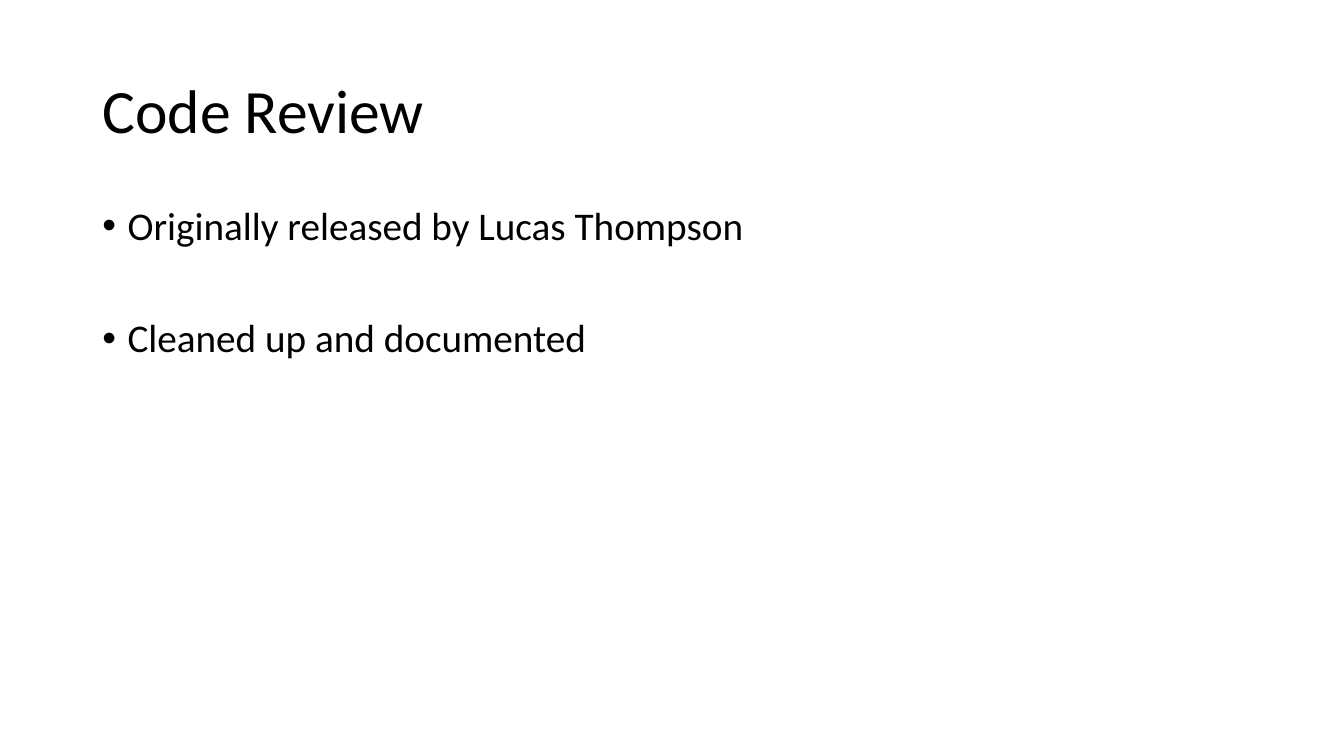
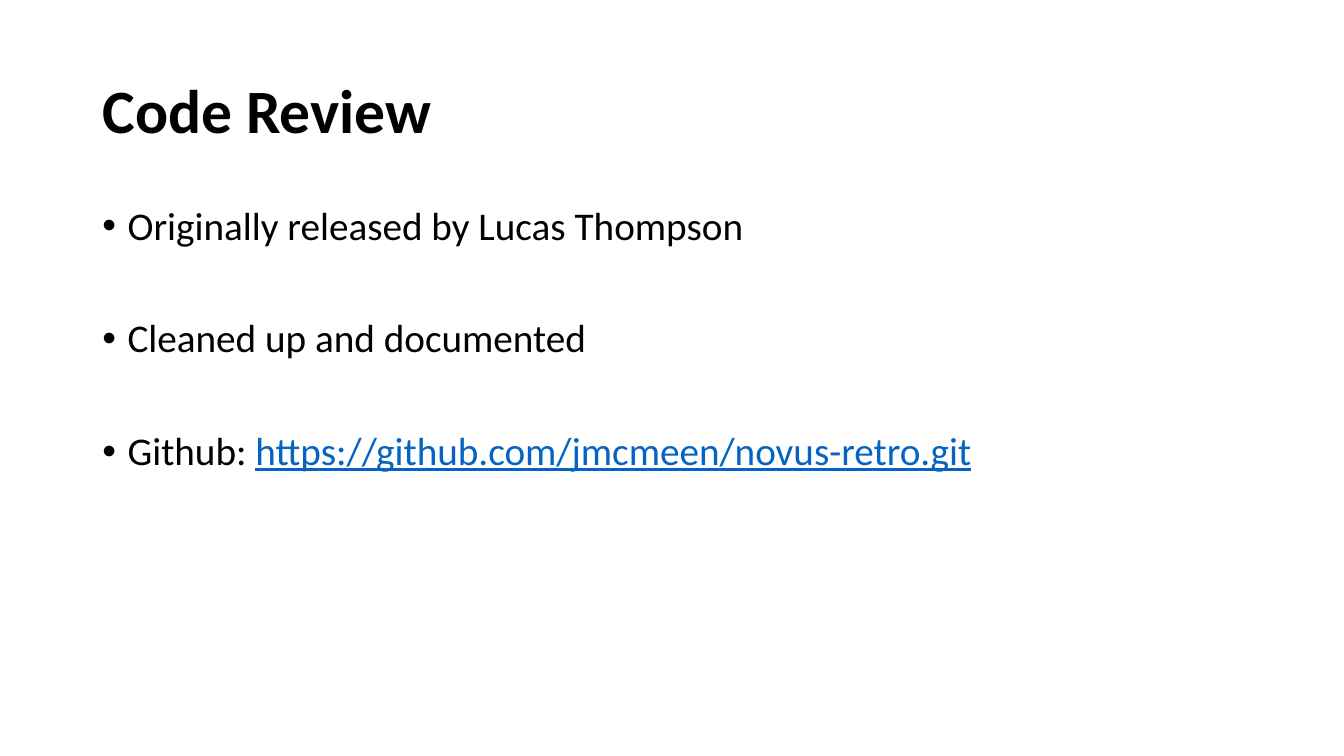
Before and after one commit to jmcmeen/novus-retro, a slide deck: slide 7 of presentation/Evolving Neural Networks for Retro Video Games.pptx. Drawn at 1344x756 pixels with LibreOffice and Linux fonts; fonts in the diff are those of the drawing; background and template pictures are left out. Boxes give left, top, right and bottom in pixels: in the first picture for what was removed or moved away, otherwise in the second. Text is boxed around its words. In the diff, an @@ line names an element or a change of style, - is before the commit and + after.

```diff
--- a/presentation/Evolving Neural Networks for Retro Video Games.pptx
+++ b/presentation/Evolving Neural Networks for Retro Video Games.pptx
@@ title "Code Review" at (102,89,431,134): bold on @@
@@ text at (128,437,971,472): paragraph added @@
+• Github: https://github.com/jmcmeen/novus-retro.git
```
Also in this commit, not shown: 7 other slides changed, 2 slides added, 2 slides removed, 2 other files.
